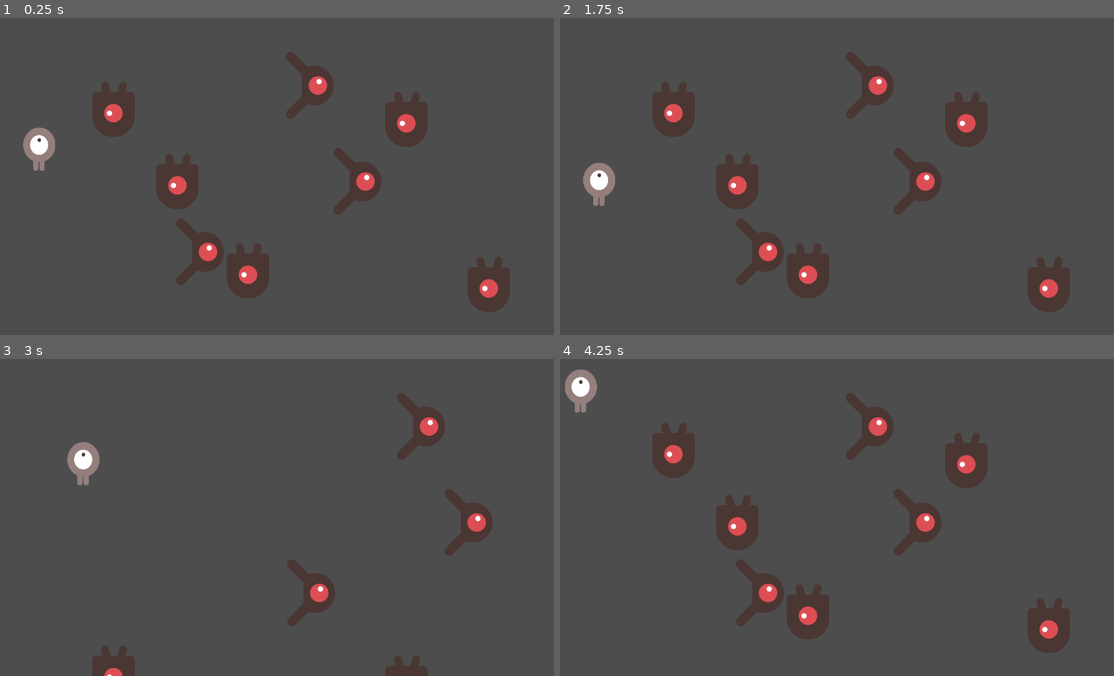
Above: before the commit, frames 1-4 (two rows, left to right).
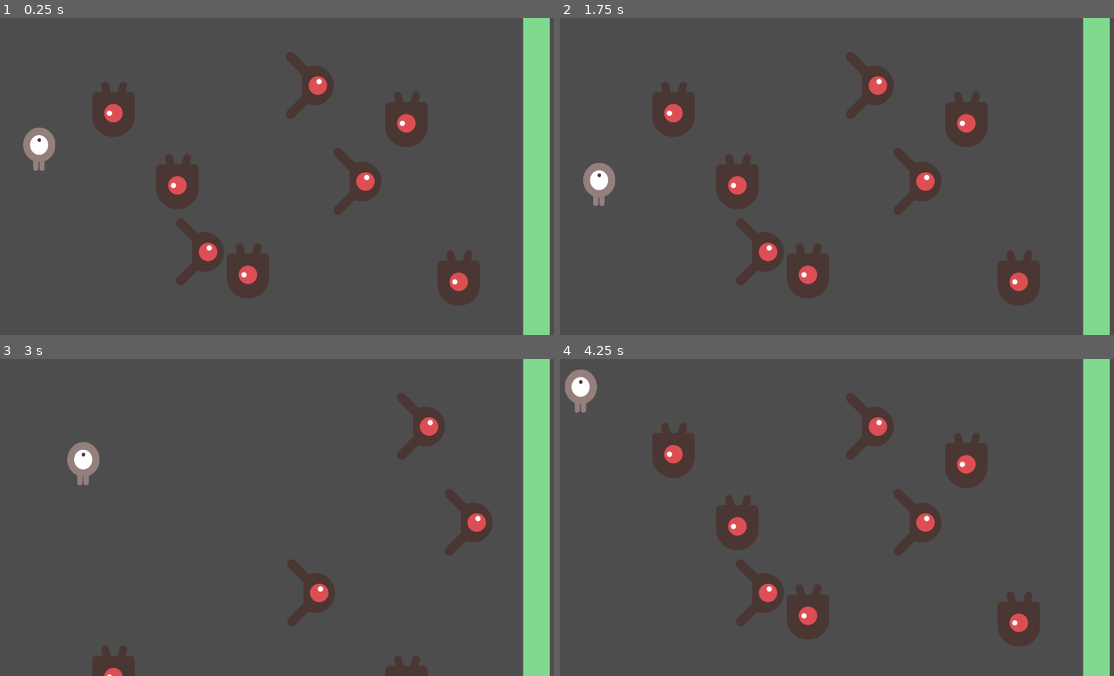
Above: after the commit, the same moments.

Repository: ralphmarondev/TinyDodger
Game: Godot game, scene res://stages/level1/level1.tscn
Two runs of this game, one before a commit and one after it. Both use one fixed random seed, a clock stepped at 60 frames per second and the inputs below. Before the commit the project starts from res://stages/game.tscn.
Inputs:
- Up to frame 1 (0.25 s): no input
- Up to frame 2 (1.75 s): hold Right (move_right) 0.53-1.28 s; hold S (move_down) from 1.28 s (still down)
- Up to frame 3 (3 s): release S (move_down) at 2.03 s; hold Right (move_right) 2.03-2.78 s; hold Up (move_up) from 2.78 s (still down)
- Up to frame 4 (4.25 s): release Up (move_up) at 3.53 s; hold A (move_left) from 3.53 s (still down)

The runs differ from the first frame. In frame 1, 6.5% of the frame differs, in the area x 78-100%, y 0-100%; in frame 2, 6.5%; in frame 3, 4.8%; in frame 4, 6.5%.

Commit message:
add win area

Diff:
--- /dev/null
+++ b/stages/level1/level1.gd
@@ -0,0 +1,6 @@
+class_name Level1 extends Node2D
+
+func _on_win_area_body_entered(body: Node2D) -> void:
+	if body is Player:
+		print("You win!")
+		body.queue_free()
--- a/stages/game.tscn
+++ b/stages/level1/level1.tscn
@@ -1,8 +1,10 @@
 [gd_scene format=3 uid="uid://bqgo30beogg4c"]
 
-[ext_resource type="PackedScene" uid="uid://bs7lyqh24q6o8" path="res://entities/enemy/red_enemy.tscn" id="1_2p4ms"]
-[ext_resource type="PackedScene" uid="uid://bkxmi31w7l70x" path="res://entities/player/player.tscn" id="1_rydfh"]
-[ext_resource type="PackedScene" uid="uid://bcvsdmgh1xocg" path="res://entities/enemy/yellow_enemy.tscn" id="2_4b1jd"]
+[ext_resource type="Script" uid="uid://cjs0tx1fknkdv" path="res://stages/level1/level1.gd" id="1_c1s1n"]
+[ext_resource type="PackedScene" uid="uid://bs7lyqh24q6o8" path="res://entities/enemy/red_enemy.tscn" id="2_kls58"]
+[ext_resource type="PackedScene" uid="uid://bcvsdmgh1xocg" path="res://entities/enemy/yellow_enemy.tscn" id="3_03qmw"]
+[ext_resource type="PackedScene" uid="uid://br3811yvvijlm" path="res://stages/win_area/win_area.tscn" id="4_kls58"]
+[ext_resource type="PackedScene" uid="uid://bkxmi31w7l70x" path="res://entities/player/player.tscn" id="4_sfqmh"]
 
 [sub_resource type="RectangleShape2D" id="RectangleShape2D_rydfh"]
 size = Vector2(1295, 20)
@@ -11,6 +13,7 @@
 size = Vector2(742.9884, 29.783836)
 
 [node name="Game" type="Node2D" unique_id=669624063]
+script = ExtResource("1_c1s1n")
 
 [node name="Walls" type="Node" parent="." unique_id=1538529649]
 
@@ -49,29 +52,34 @@
 
 [node name="Enemies" type="Node" parent="." unique_id=1809472681]
 
-[node name="RedEnemy1" parent="Enemies" unique_id=1919836522 instance=ExtResource("1_2p4ms")]
+[node name="RedEnemy1" parent="Enemies" unique_id=1919836522 instance=ExtResource("2_kls58")]
 position = Vector2(270, 114)
 
-[node name="RedEnemy2" parent="Enemies" unique_id=889290569 instance=ExtResource("1_2p4ms")]
+[node name="RedEnemy2" parent="Enemies" unique_id=889290569 instance=ExtResource("2_kls58")]
 position = Vector2(415, 278)
 
-[node name="RedEnemy3" parent="Enemies" unique_id=1219789995 instance=ExtResource("1_2p4ms")]
+[node name="RedEnemy3" parent="Enemies" unique_id=1219789995 instance=ExtResource("2_kls58")]
 position = Vector2(575, 481)
 
-[node name="RedEnemy4" parent="Enemies" unique_id=457448810 instance=ExtResource("1_2p4ms")]
+[node name="RedEnemy4" parent="Enemies" unique_id=457448810 instance=ExtResource("2_kls58")]
 position = Vector2(934, 137)
 
-[node name="RedEnemy5" parent="Enemies" unique_id=959682431 instance=ExtResource("1_2p4ms")]
-position = Vector2(1121, 512)
+[node name="RedEnemy5" parent="Enemies" unique_id=959682431 instance=ExtResource("2_kls58")]
+position = Vector2(1053, 497)
 
-[node name="YellowEnemy1" parent="Enemies" unique_id=1123540840 instance=ExtResource("2_4b1jd")]
+[node name="YellowEnemy1" parent="Enemies" unique_id=1123540840 instance=ExtResource("3_03qmw")]
 position = Vector2(418, 531)
 
-[node name="YellowEnemy2" parent="Enemies" unique_id=1911356139 instance=ExtResource("2_4b1jd")]
+[node name="YellowEnemy2" parent="Enemies" unique_id=1911356139 instance=ExtResource("3_03qmw")]
 position = Vector2(667, 153)
 
-[node name="YellowEnemy3" parent="Enemies" unique_id=1468484769 instance=ExtResource("2_4b1jd")]
+[node name="YellowEnemy3" parent="Enemies" unique_id=1468484769 instance=ExtResource("3_03qmw")]
 position = Vector2(775, 371)
 
-[node name="Player" parent="." unique_id=1585690599 instance=ExtResource("1_rydfh")]
+[node name="WinArea" parent="." unique_id=39225989 instance=ExtResource("4_kls58")]
+position = Vector2(1206, -1)
+
+[node name="Player" parent="." unique_id=1585690599 instance=ExtResource("4_sfqmh")]
 position = Vector2(100, 300)
+
+[connection signal="body_entered" from="WinArea" to="." method="_on_win_area_body_entered"]
--- /dev/null
+++ b/stages/win_area/win_area.tscn
@@ -0,0 +1,18 @@
+[gd_scene format=3 uid="uid://br3811yvvijlm"]
+
+[sub_resource type="QuadMesh" id="QuadMesh_lh7my"]
+size = Vector2(60, 760)
+
+[sub_resource type="RectangleShape2D" id="RectangleShape2D_fuw6r"]
+size = Vector2(29, 755.75)
+
+[node name="WinArea" type="Area2D" unique_id=39225989]
+
+[node name="MeshInstance2D" type="MeshInstance2D" parent="." unique_id=318081809]
+modulate = Color(0.49699807, 0.85145414, 0.55954456, 1)
+position = Vector2(23, 362)
+mesh = SubResource("QuadMesh_lh7my")
+
+[node name="CollisionShape2D" type="CollisionShape2D" parent="." unique_id=1052025786]
+position = Vector2(40, 360.125)
+shape = SubResource("RectangleShape2D_fuw6r")
Not shown, added: stages/level1/level1.gd.uid
